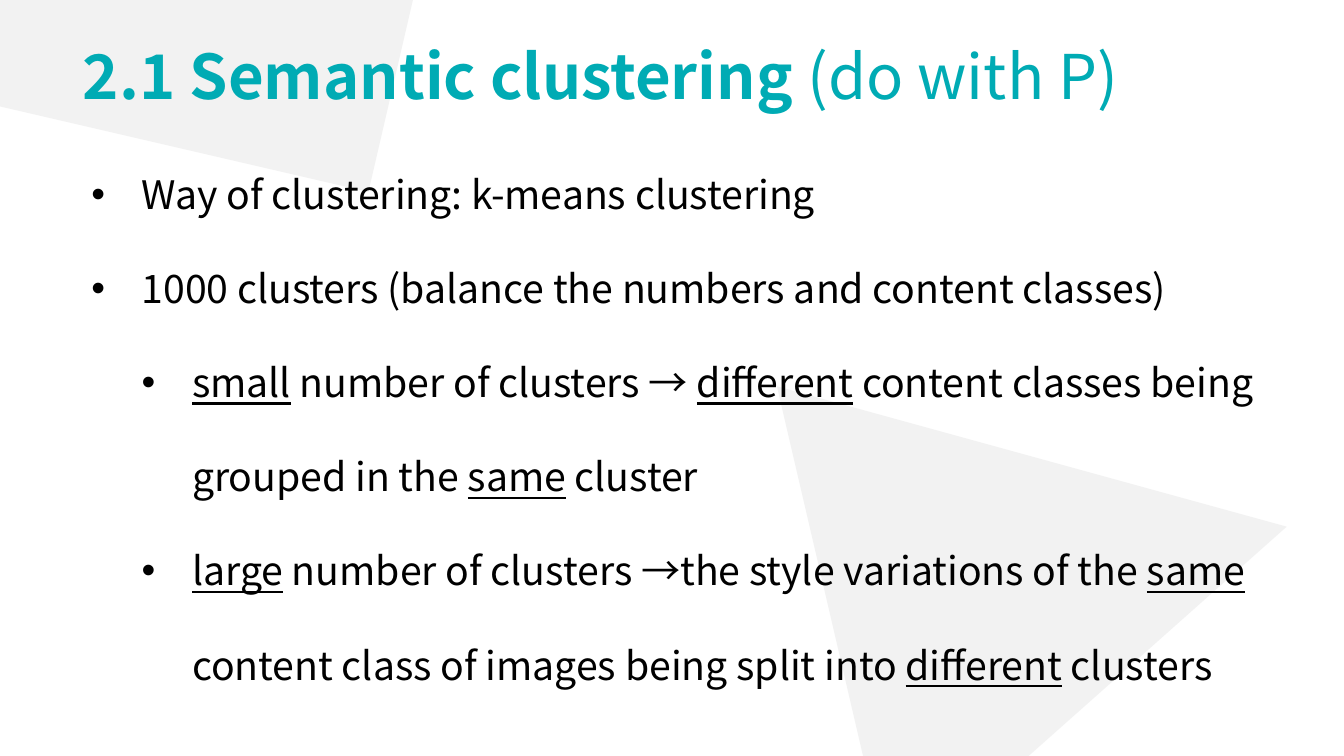
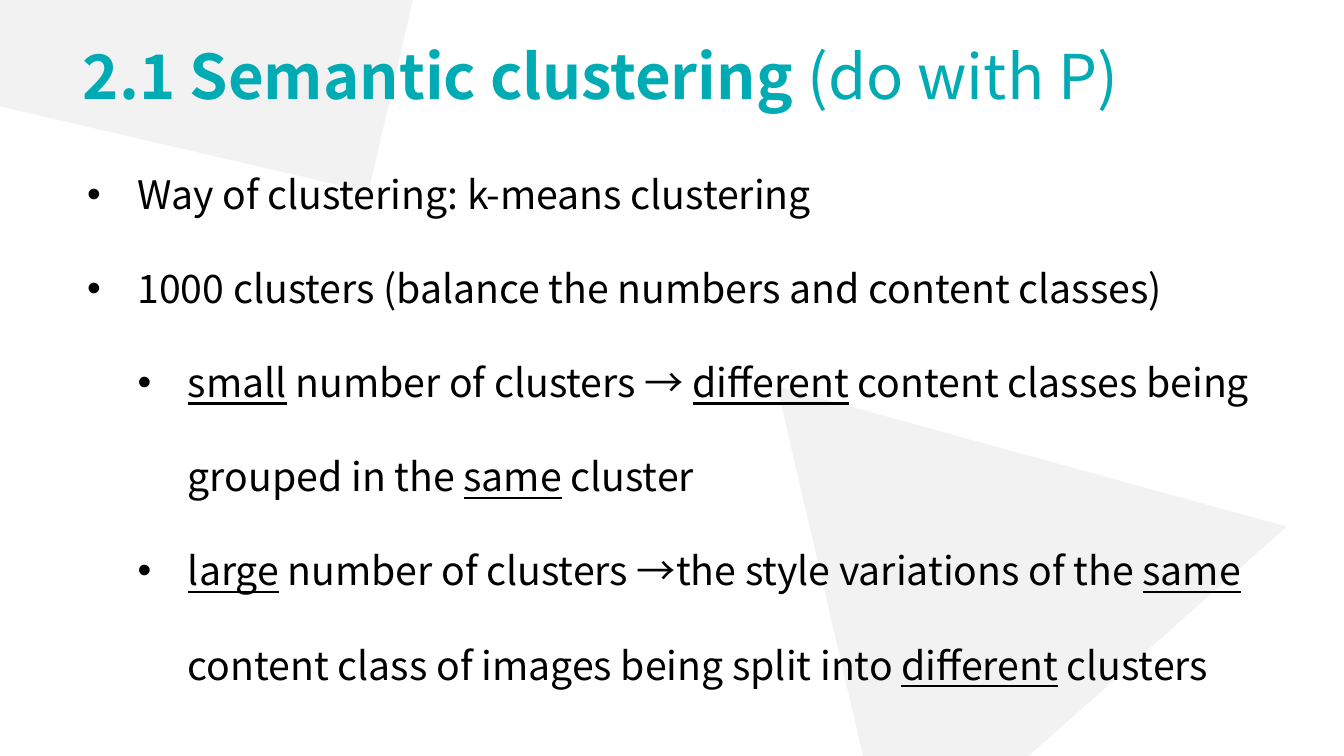
Before and after one commit to lsyoath/sheepy, a slide deck: slide 37 of ComputerVision.pptx (slide 36 before the commit). Drawn at 1344x756 pixels with LibreOffice and Linux fonts; fonts in the diff are those of the drawing. Boxes give left, top, right and bottom in pixels: in the first picture for what was removed or moved away, otherwise in the second. Text is boxed around its words. In the diff, an @@ line names an element or a change of style, - is before the commit and + after.

Commit message:
1736

```diff
--- a/ComputerVision.pptx
+++ b/ComputerVision.pptx
@@ text "Way of clustering: k-means clustering": place and size @@
-text "Way of clustering: k-means clustering" at box(142, 177, 1254, 690)
+text "Way of clustering: k-means clustering" at box(138, 177, 1249, 690)
```
Also in this commit, not shown: 7 slides added.
